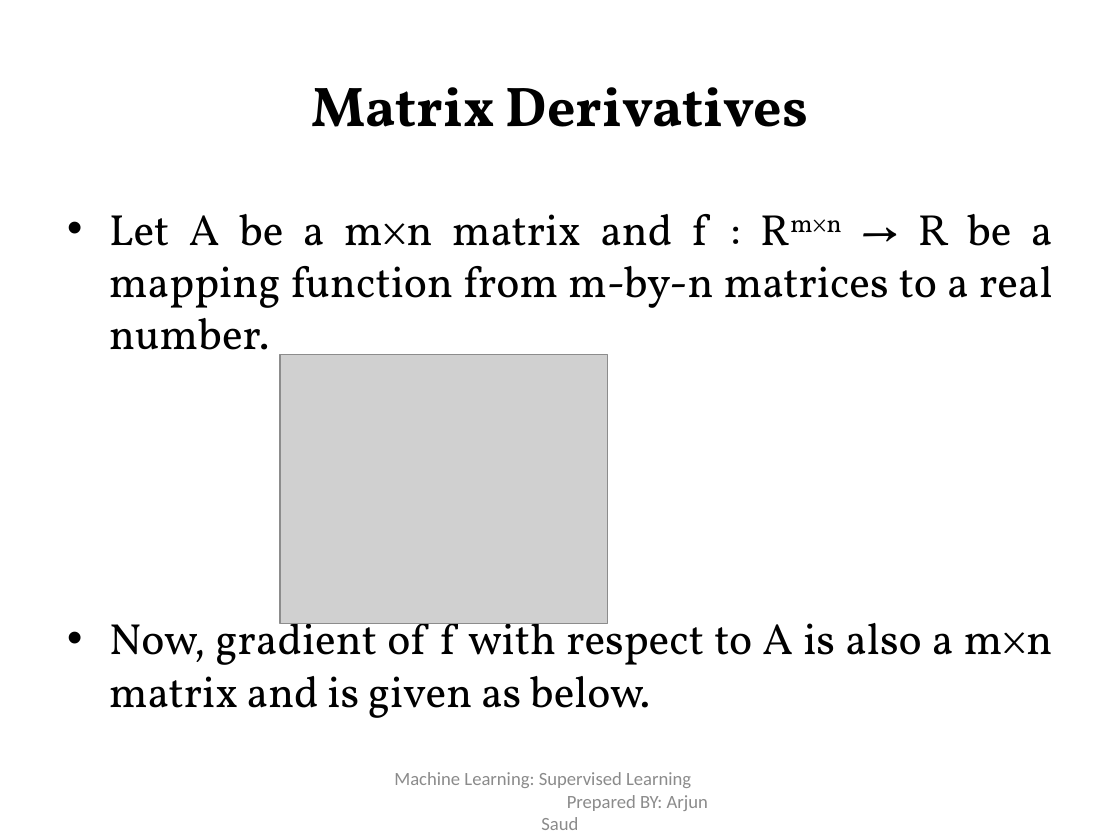
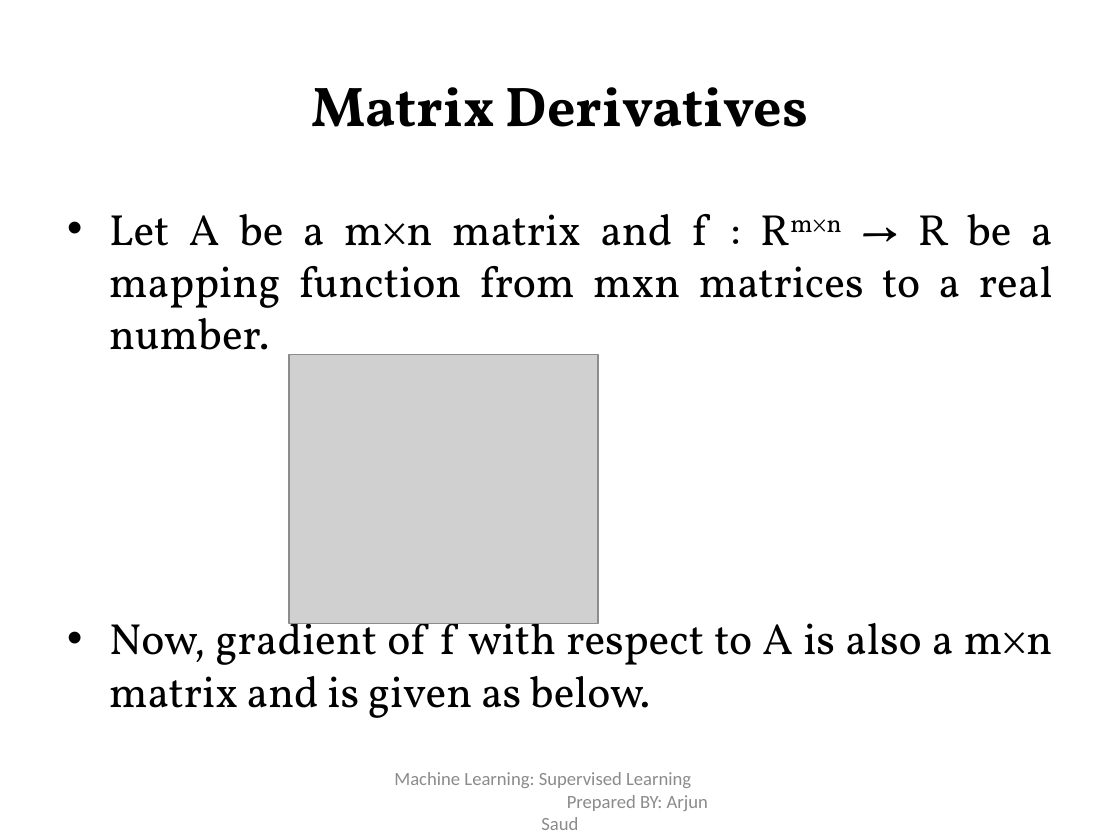
Before and after one commit to risav55/notes, a slide deck: slide 28 of Second Semester/ML/Unit -2 Supervised Learning.pptx. Drawn at 1120x840 pixels with LibreOffice and Linux fonts; fonts in the diff are those of the drawing; grey boxes stand for pictures. Boxes give left, top, right and bottom in pixels: in the first picture for what was removed or moved away, otherwise in the second. Text is boxed around its words. In the diff, an @@ line names an element or a change of style, - is before the commit and + after.

```diff
--- a/Second Semester/ML/Unit -2 Supervised Learning.pptx
+++ b/Second Semester/ML/Unit -2 Supervised Learning.pptx
@@ text at (109,214,1053,350): text changed @@
-• Let A be a m×n matrix and f : Rm×n → R be a mapping function from m-by-n matrices to a real number.
+• Let A be a m×n matrix and f : Rm×n → R be a mapping function from mxn matrices to a real number.
@@ picture: place and size @@
-picture at (280,355,607,624)
+picture at (289,355,598,624)
```
Also in this commit, not shown: 5 other slides changed, 14 slides added, 5 other files.
